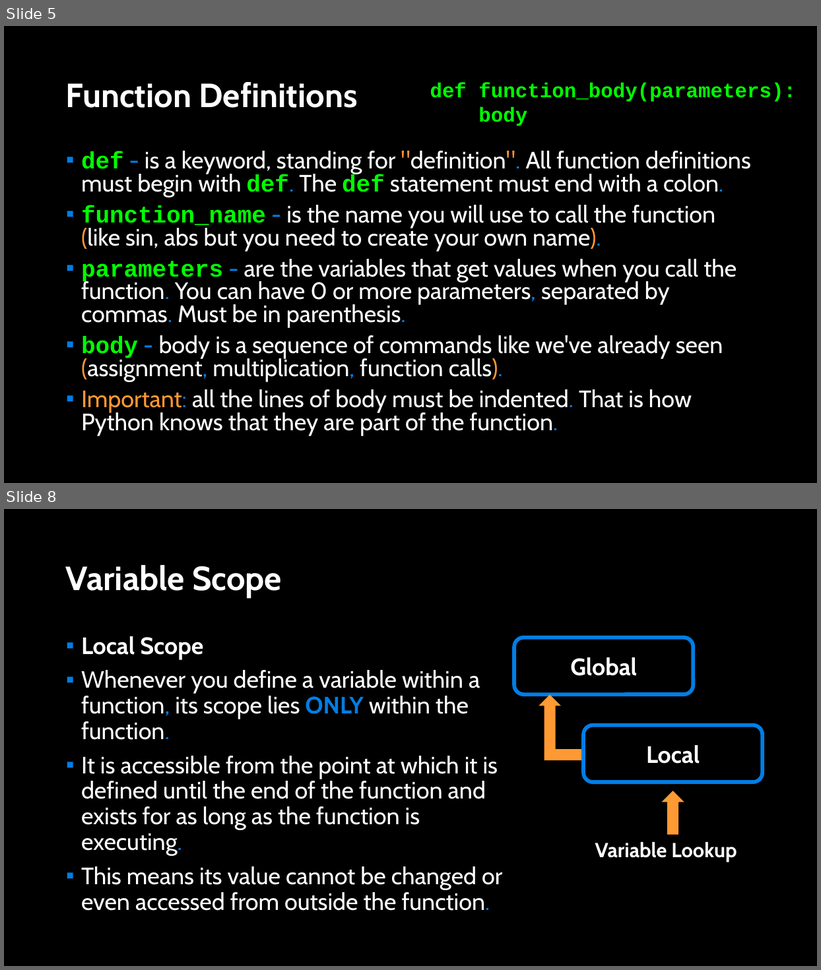
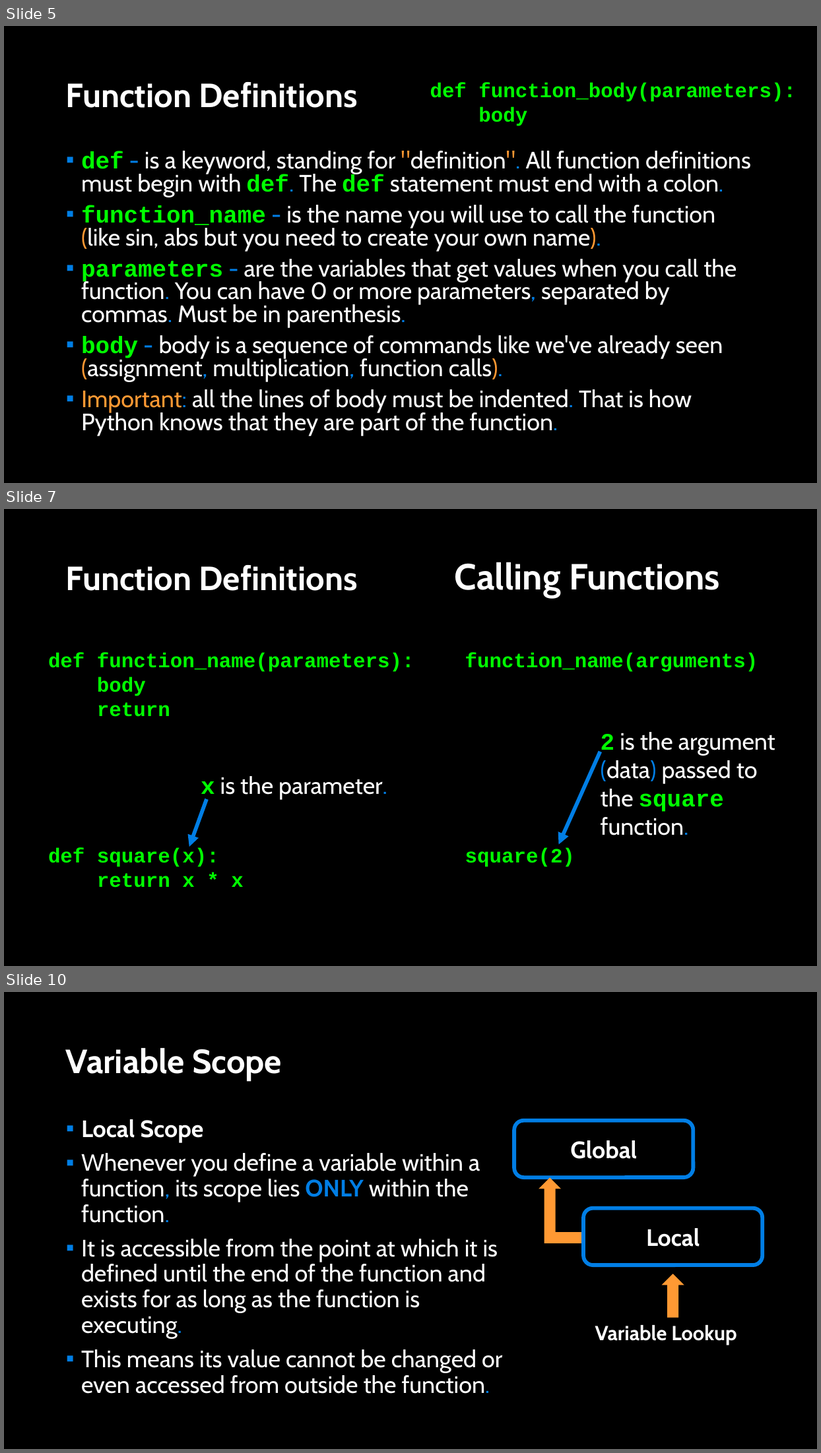
Before and after one commit to APS106/APS106-winter-2023-kinsella-goodfellow, a slide deck: lectures/week2/lecture2/slides/week2_lecture2.pptx. Shown one above the other, each under a label of ours: slides 5 and 8 before the commit, slides 5, 7 and 10 after it; the slides between them are not shown. The pictures are 821x970 and 821x1453 pixels, drawn with LibreOffice and Linux fonts; fonts in the diff are those of the drawing; background and template pictures are left out. Boxes give left, top, right and bottom in pixels: in the first picture for what was removed or moved away, otherwise in the second. Text is boxed around its words. In the diff, an @@ line names an element or a change of style, - is before the commit and + after.

```diff
--- a/lectures/week2/lecture2/slides/week2_lecture2.pptx
+++ b/lectures/week2/lecture2/slides/week2_lecture2.pptx
@@ slide 7 added at bbox=[4, 509, 817, 966], background picture (left out) @@
@@ title added at bbox=[66, 565, 358, 591], 39.6 pt, text #FFFFFF, bold @@
+Function Definitions
@@ text added at bbox=[455, 562, 720, 597], 42.9 pt, text #FFFFFF, bold @@
+Calling Functions
@@ text added at bbox=[48, 653, 415, 888], 24 pt, text #00FF00, bold @@
+def function_name(parameters):
+body
+return
+def square(x):
+return x * x
@@ text added at bbox=[465, 653, 758, 867], 24 pt, text #00FF00, bold @@
+function_name(arguments)
+square(2)
@@ text added at bbox=[601, 732, 776, 836], 28 pt, text #FFFFFF @@
+2 is the argument (data) passed to the square function.
@@ arrow added from (601, 752) to (559, 844), #017EE5 4.5 pt @@
@@ text added at bbox=[201, 776, 387, 801], 28 pt, text #FFFFFF @@
+x is the parameter.
@@ arrow added from (207, 799) to (189, 847), #017EE5 4.5 pt @@
@@ what was slide 8 is now slide 10 @@
```
Also in this commit, not shown: 8 slides changed, 19 other slides added, 3 other files.
